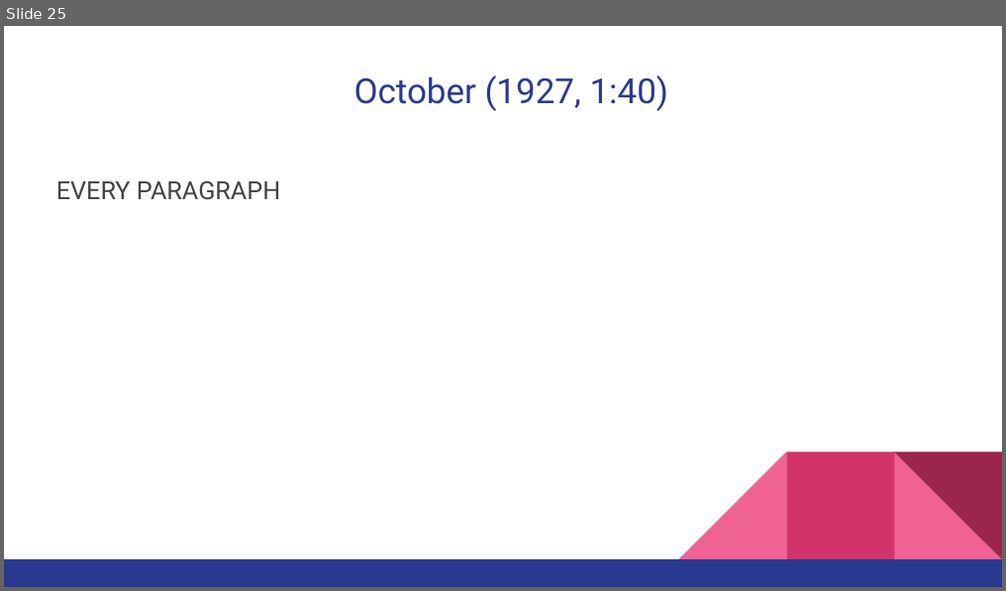
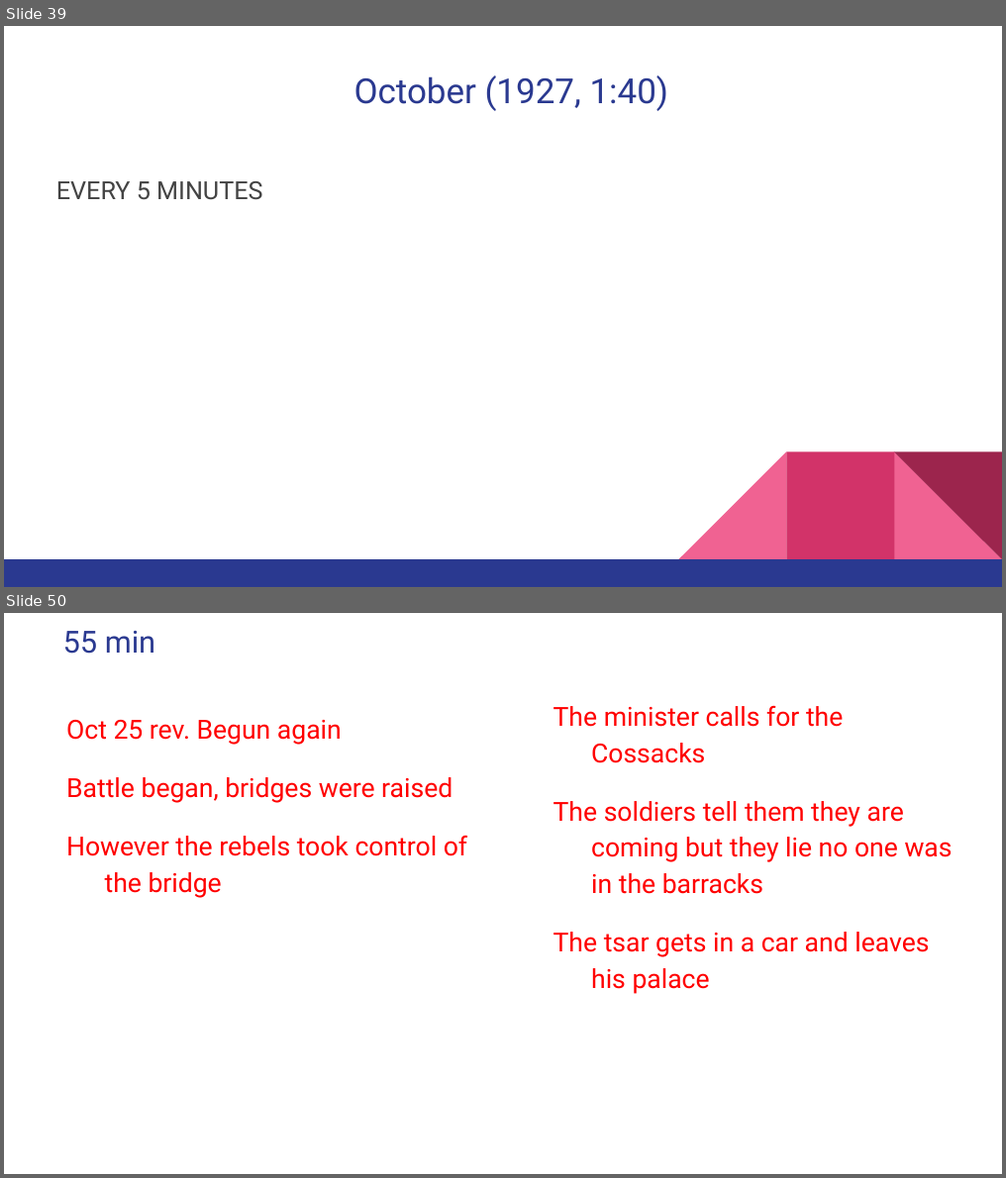
Before and after one commit to MichaelOdumosu57/Spring_2017, a slide deck: Spring 2017 Semester/Music or Arts/ARUS HW/9 ARUS HW/ARUS 280 HW#9 notes.pptx. Shown one above the other, each under a label of ours: slide 25 before the commit, slides 39 and 50 after it; the slides between them are not shown. The pictures are 1006x591 and 1006x1178 pixels, drawn with LibreOffice and Linux fonts; fonts in the diff are those of the drawing. Boxes give left, top, right and bottom in pixels: in the first picture for what was removed or moved away, otherwise in the second. Text is boxed around its words. In the diff, an @@ line names an element or a change of style, - is before the commit and + after.

```diff
--- a/Spring 2017 Semester/Music or Arts/ARUS HW/9 ARUS HW/ARUS 280 HW#9 notes.pptx
+++ b/Spring 2017 Semester/Music or Arts/ARUS HW/9 ARUS HW/ARUS 280 HW#9 notes.pptx
@@ slide 50 added at (x1=4, y1=613, x2=1002, y2=1174), background #FFFFFF @@
@@ title added at (x1=63, y1=631, x2=155, y2=654), 22 pt, text #2A3990 @@
+55 min
@@ text added at (x1=66, y1=720, x2=467, y2=898), 19 pt, text #FF0000 @@
+Oct 25 rev. Begun again
+Battle began, bridges were raised
+However the rebels took control of the bridge
@@ text added at (x1=553, y1=705, x2=952, y2=994), 19 pt, text #FF0000 @@
+The minister calls for the Cossacks
+The soldiers tell them they are coming but they lie no one was in the barracks
+The tsar gets in a car and leaves his palace
@@ what was slide 25 is now slide 39 @@
@@ slide 39 changed as well @@
@@ text at (x1=56, y1=181, x2=262, y2=200): text changed @@
-EVERY PARAGRAPH
+EVERY 5 MINUTES
```
Also in this commit, not shown: 33 other slides added, 2 slides removed, 4 other files.
